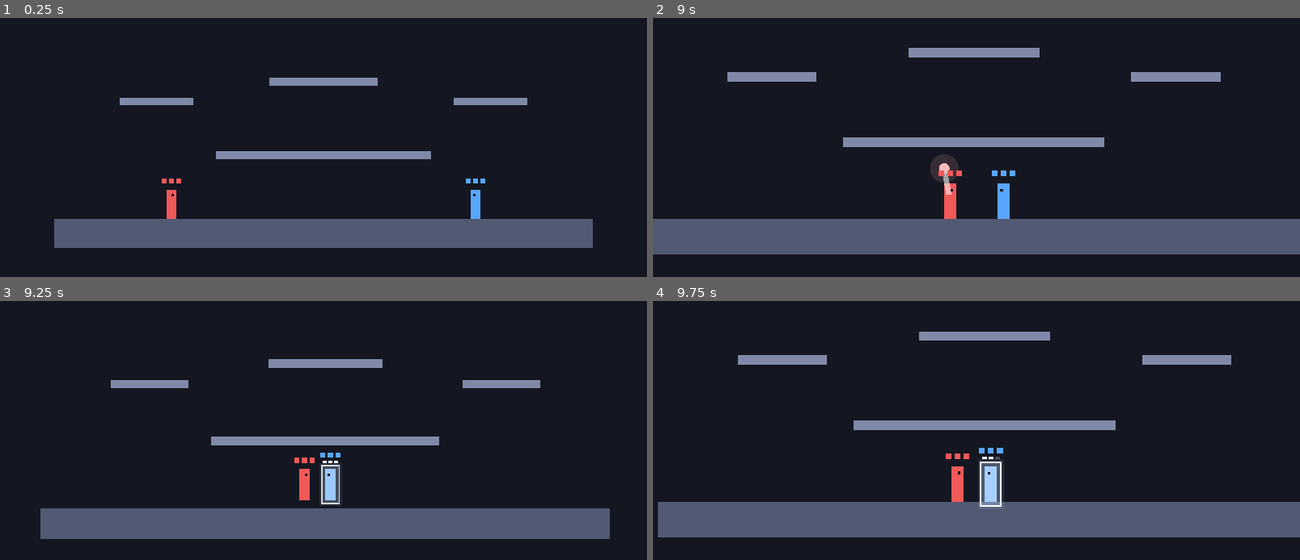
Above: before the commit, frames 1-4 (two rows, left to right).
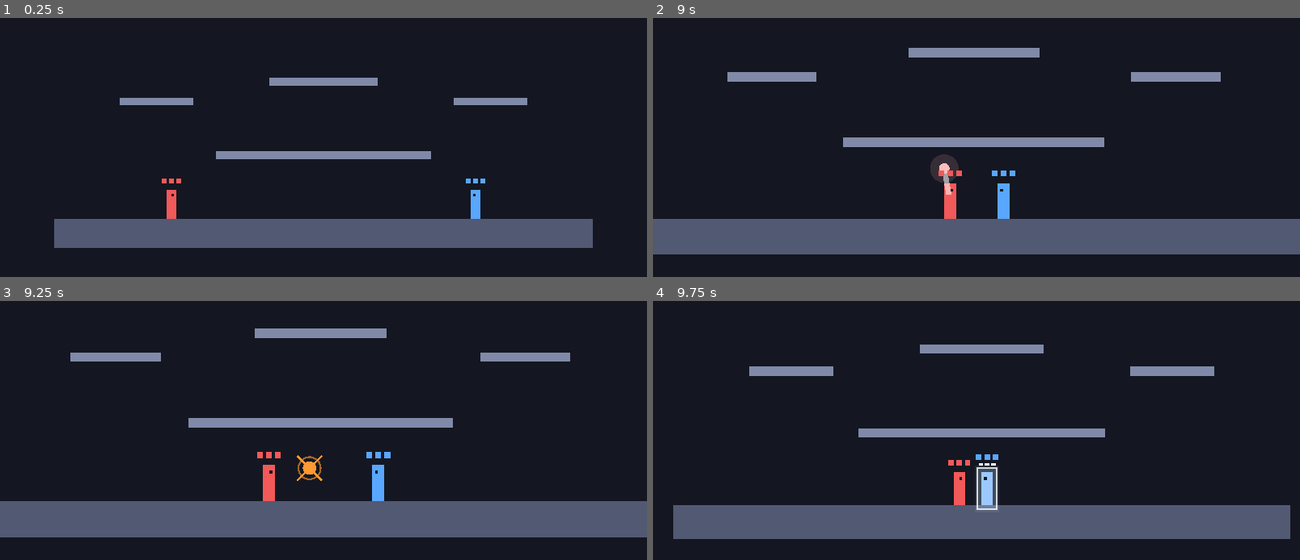
Above: after the commit, the same moments.

Repository: BBStain/jvtest
Game: Godot game, scene res://tests/sim_test.tscn
The game is run twice, just before and just after one commit, with the same random seed, the same clock (stepped at 60 frames per second) and the same inputs. This scene is started directly instead of the project's main scene.
Inputs (mouse positions are in pixels of both pictures, inside the frame that each line leads up to):
- Up to frame 1 (0.25 s): no input
- Up to frame 2 (9 s): tap Enter (restart) at 0.5, 5, 7.25 s; move the mouse to (1118, 181) at 0.52 s; hold D 0.53-2.03 s; tap F at 0.6, 8.1 s; click (1118, 181) at 0.67 s; tap Space at 0.77, 1.52, 3.02, 3.77, 4.52, 6.02, 6.77, 7.52 s; move the mouse to (847, 217) at 1.27 s; tap R at 1.35, 8.85 s; move the mouse to (1041, 119) at 2.02 s; hold A 2.03-2.78 s; tap G at 2.1 s; move the mouse to (944, 271) at 2.77 s; hold D 2.78-4.28 s; tap C at 2.85 s; click (944, 271) at 2.92 s; move the mouse to (1170, 253) at 3.52 s; tap L at 3.6 s; move the mouse to (782, 144) at 4.27 s; hold A 4.28-5.03 s; tap K at 4.35 s; move the mouse to (1008, 199) at 5.02 s; hold D 5.03-5.78 s; tap I at 5.1 s; click (1008, 199) at 5.17 s; move the mouse to (879, 108) at 5.77 s; hold A 5.78-7.28 s; tap J at 5.85 s; move the mouse to (1118, 181) at 6.52 s; tap U at 6.6 s; move the mouse to (847, 217) at 7.27 s; hold D from 7.28 s (still down); tap Keypad Enter at 7.35 s; click (847, 217) at 7.42 s; move the mouse to (1041, 119) at 8.02 s; move the mouse to (944, 271) at 8.77 s
- Up to frame 3 (9.25 s): keep holding D; tap Space at 9.02 s
- Up to frame 4 (9.75 s): move the mouse to (1170, 536) at 9.52 s; release D at 9.53 s; hold A from 9.53 s (still down); tap G at 9.6 s; click (1170, 536) at 9.67 s

Frames 1-2 are identical in both runs. In frame 3, 12% of the frame differs, in the area x 0-100%, y 10-92%; in frame 4, 9.0%.

Commit message:
Contre d'une attaque lourde : longue recharge pour les deux et grand recul
Quand une attaque légère contre une attaque lourde, les deux joueurs ont
maintenant la même recharge de 0,9 s (avant : 0,44 s pour celui qui contre
seulement) et sont repoussés plus fort (750 au lieu de 450).

Co-Authored-By: Claude Opus 5.5 (1M context) <noreply@anthropic.com>
Claude-Session: https://claude.ai/code/session_01THvWsQSvKyigxsJfQsC1D9

Diff:
--- a/scripts/fighter.gd
+++ b/scripts/fighter.gd
@@ -70,7 +70,8 @@
 const HEAVY_ARC_START := -100.0         ## angle de départ en degrés (-90 = droit au-dessus de la tête)
 const HEAVY_ARC_END := 32.0             ## angle d'arrivée (à hauteur des pieds, devant soi)
 const HEAVY_KNOCKBACK := 850.0
-const COUNTER_COOLDOWN_MULT := 2.0      ## contrer une attaque lourde avec une légère : recharge x2
+const HEAVY_COUNTER_COOLDOWN := 0.9     ## attaque lourde contrée par une légère : recharge des DEUX joueurs
+const HEAVY_COUNTER_PUSH := 750.0       ## ... et les deux sont repoussés plus loin
 
 # --- Blocage (B) : un bouclier de 3 points ---
 const SHIELD_MAX := 3                   ## points de bouclier
@@ -458,11 +459,12 @@
 
 
 ## Deux attaques se sont touchées : elles s'annulent et on est repoussé.
-## countered_heavy = on a contré une attaque lourde avec une légère : recharge doublée.
-func clash(push_dir: Vector2, countered_heavy := false) -> void:
+## heavy_countered = une attaque lourde a été contrée par une légère : les deux joueurs
+## ont une longue recharge et sont repoussés plus loin.
+func clash(push_dir: Vector2, heavy_countered := false) -> void:
 	_cancel_attack()
-	_attack_cooldown_timer = ATTACK_COOLDOWN * COUNTER_COOLDOWN_MULT if countered_heavy else CLASH_LOCKOUT
-	velocity = push_dir * CLASH_PUSH + Vector2(0.0, -150.0)
+	_attack_cooldown_timer = HEAVY_COUNTER_COOLDOWN if heavy_countered else CLASH_LOCKOUT
+	velocity = push_dir * (HEAVY_COUNTER_PUSH if heavy_countered else CLASH_PUSH) + Vector2(0.0, -150.0)
 	_knockback_timer = KNOCKBACK_TIME
 
 
--- a/scripts/game.gd
+++ b/scripts/game.gd
@@ -116,7 +116,7 @@
 
 
 ## Deux attaques qui se touchent s'annulent et repoussent les deux joueurs.
-## Si une attaque légère contre une attaque lourde, celui qui a contré a une recharge doublée.
+## Si une attaque légère contre une attaque lourde, les deux ont une longue recharge et sont repoussés plus loin.
 func _resolve_clashes() -> void:
 	for i in fighters.size():
 		for j in range(i + 1, fighters.size()):
@@ -133,8 +133,8 @@
 			push = push.normalized()
 			var heavy_countered := a.is_heavy_attack() != b.is_heavy_attack()
 			_spawn_clash_mark((a.attack_center() + b.attack_center()) / 2.0, heavy_countered)
-			a.clash(push, b.is_heavy_attack() and not a.is_heavy_attack())
-			b.clash(-push, a.is_heavy_attack() and not b.is_heavy_attack())
+			a.clash(push, heavy_countered)
+			b.clash(-push, heavy_countered)
 
 
 ## Laisse une marque sur le terrain à l'endroit du contre (orange si une attaque lourde a été contrée).
--- a/tests/sim_test.gd
+++ b/tests/sim_test.gd
@@ -100,7 +100,7 @@
 	await step(10)
 	check(p2.lives == 2, "Attaque lourde : J2 touché (vies = %d)" % p2.lives)
 
-	# 4c) Attaque lourde contrée par une légère : personne touché, recharge doublée pour celui qui contre
+	# 4c) Attaque lourde contrée par une légère : personne touché, longue recharge pour les deux, repoussés loin
 	await new_game()
 	p1 = game.fighters[0]; p2 = game.fighters[1]
 	p1.position.x = 600; p2.position.x = 690
@@ -109,12 +109,16 @@
 	var clash_seen := false
 	for i in 60:
 		await step(1)
-		if p2._attack_cooldown_timer > Fighter.ATTACK_COOLDOWN * 1.5:
+		if p2._attack_cooldown_timer > Fighter.ATTACK_COOLDOWN * 2.5:
 			clash_seen = true
 			break
-	check(clash_seen, "Contre : recharge de J2 doublée (%.2f s)" % p2._attack_cooldown_timer)
+	check(clash_seen, "Contre : longue recharge pour J2 qui a contré (%.2f s)" % p2._attack_cooldown_timer)
+	check(p1._attack_cooldown_timer > Fighter.HEAVY_COOLDOWN, "Contre : même longue recharge pour J1 qui a lancé la lourde (%.2f s)" % p1._attack_cooldown_timer)
 	check(p1.lives == 3 and p2.lives == 3, "Contre : personne ne perd de vie (%d / %d)" % [p1.lives, p2.lives])
-	check(p1._attack_cooldown_timer <= Fighter.CLASH_LOCKOUT, "Contre : J1 (attaque lourde) peut vite réattaquer")
+	var gap_before := p2.position.x - p1.position.x
+	await step(20)
+	var gap_after := p2.position.x - p1.position.x
+	check(gap_after - gap_before > 150, "Contre : les deux sont repoussés loin (écart %.0f -> %.0f)" % [gap_before, gap_after])
 
 	# 4d) Blocage : le coup tombe sur le bouclier, personne ne perd de vie, l'attaquant peut refrapper
 	await new_game()
Not shown, changed: README.md
